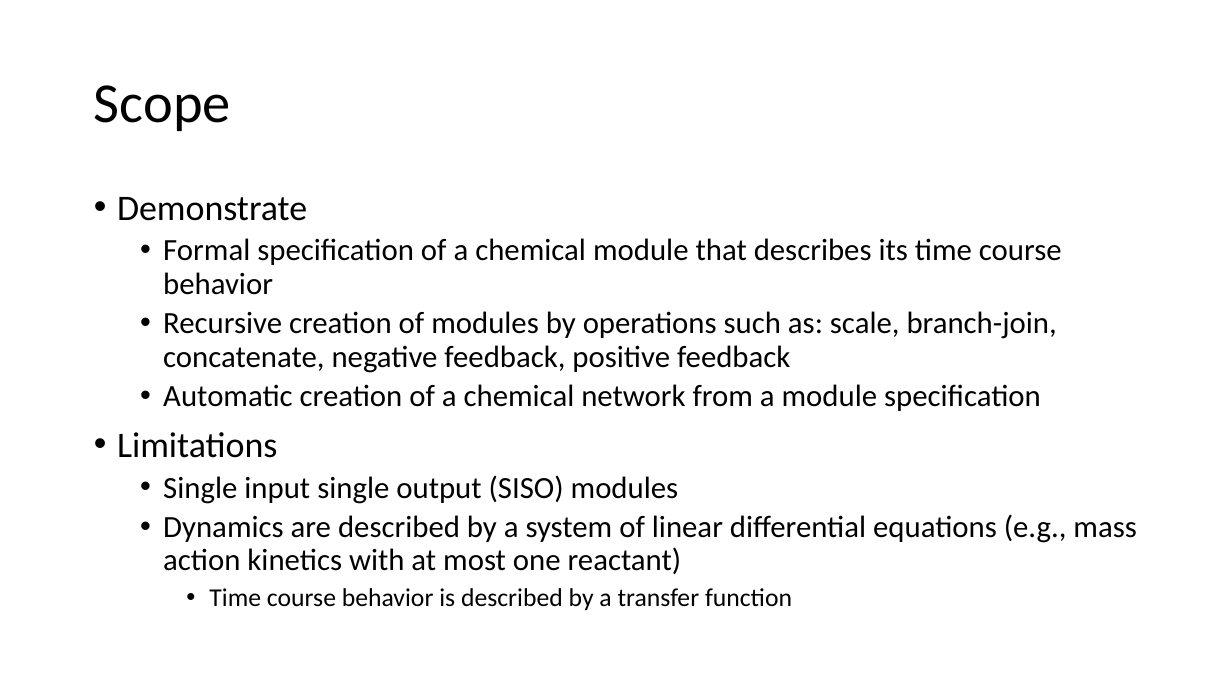
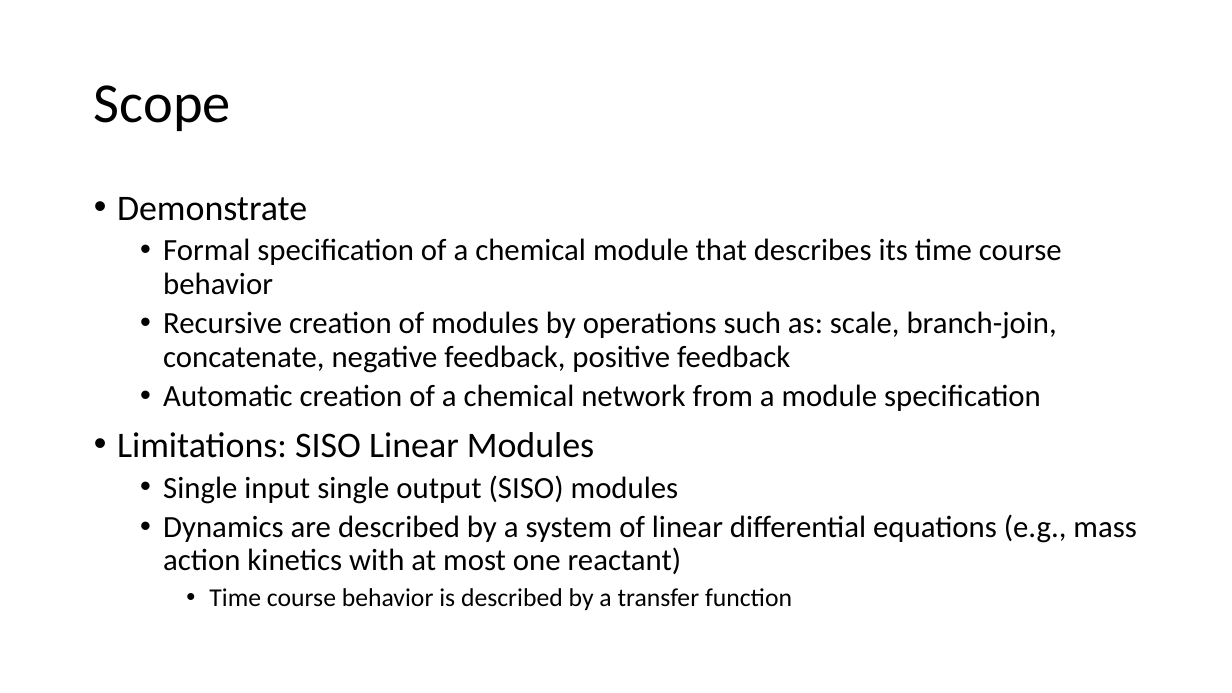
Before and after one commit to joseph-hellerstein/linear_reaction_networks, a slide deck: slide 5 of docs/module_framework.pptx. Drawn at 1232x693 pixels with LibreOffice and Linux fonts; fonts in the diff are those of the drawing. Boxes give left, top, right and bottom in pixels: in the first picture for what was removed or moved away, otherwise in the second. Text is boxed around its words. In the diff, an @@ line names an element or a change of style, - is before the commit and + after.

```diff
--- a/docs/module_framework.pptx
+++ b/docs/module_framework.pptx
@@ text at (117, 432, 594, 458): text changed @@
-• Limitations
+• Limitations: SISO Linear Modules
```
Also in this commit, not shown: 8 other slides changed, 1 slide added, 1 slide removed.
